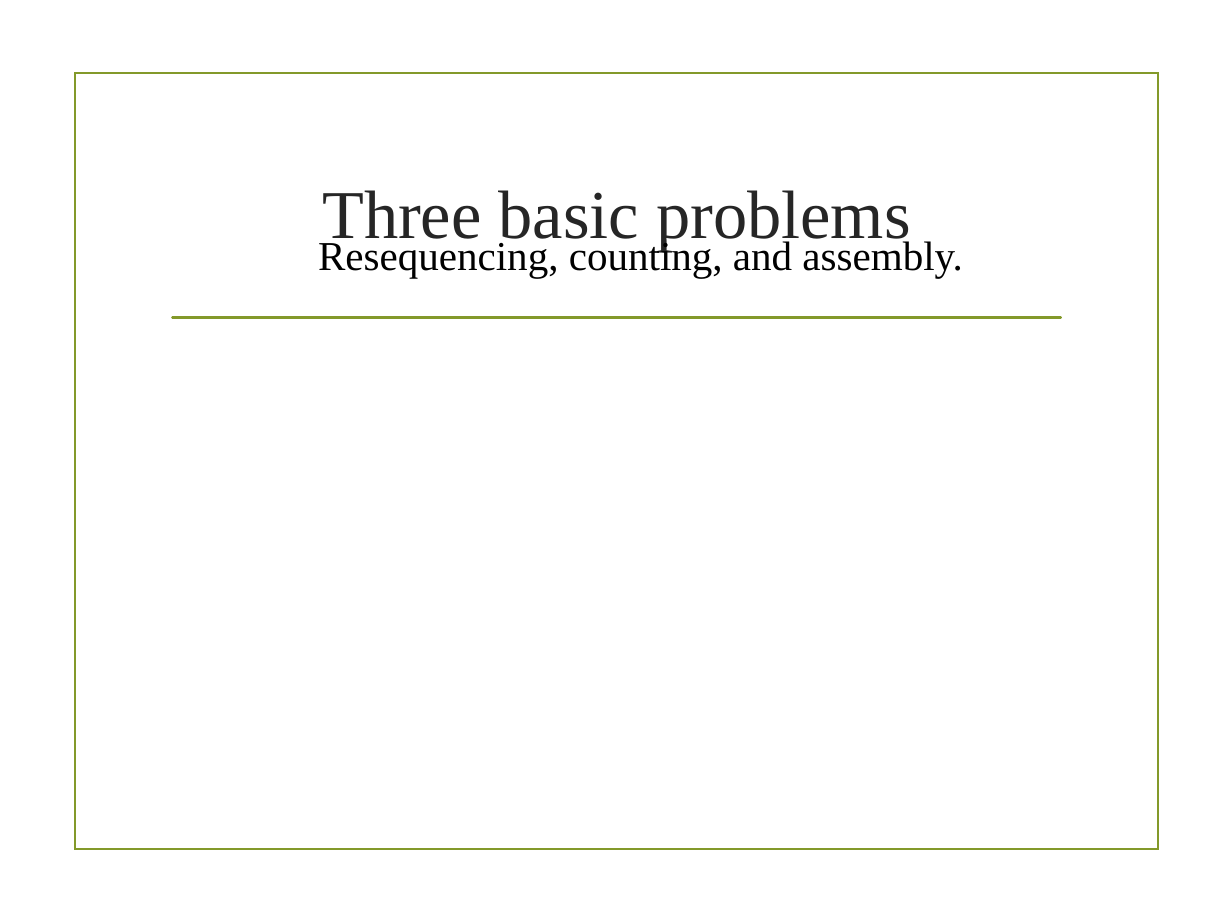
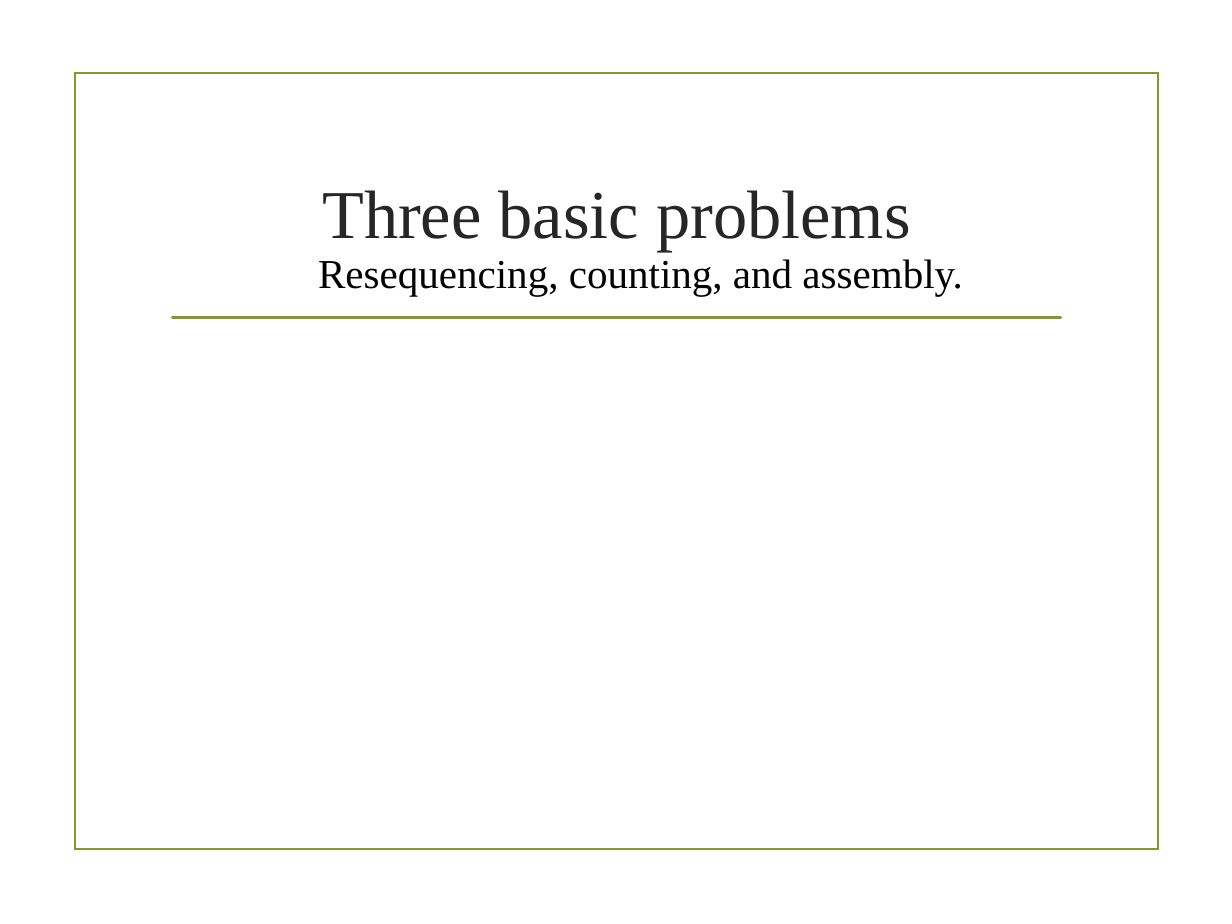
Before and after one commit to ngs-docs/angus, a slide deck: slide 2 of _static/2016-lecture2-sequencing.pptx. Drawn at 1232x924 pixels with LibreOffice and Linux fonts; fonts in the diff are those of the drawing; background and template pictures are left out. Boxes give left, top, right and bottom in pixels: in the first picture for what was removed or moved away, otherwise in the second. Text is boxed around its words. In the diff, an @@ line names an element or a change of style, - is before the commit and + after.

```diff
--- a/_static/2016-lecture2-sequencing.pptx
+++ b/_static/2016-lecture2-sequencing.pptx
@@ text "Resequencing, counting, and assembly." rewrapped from (318, 238, 962, 278) to (318, 259, 962, 295) @@
```
Also in this commit, not shown: 3 other slides changed, 1 other file.
